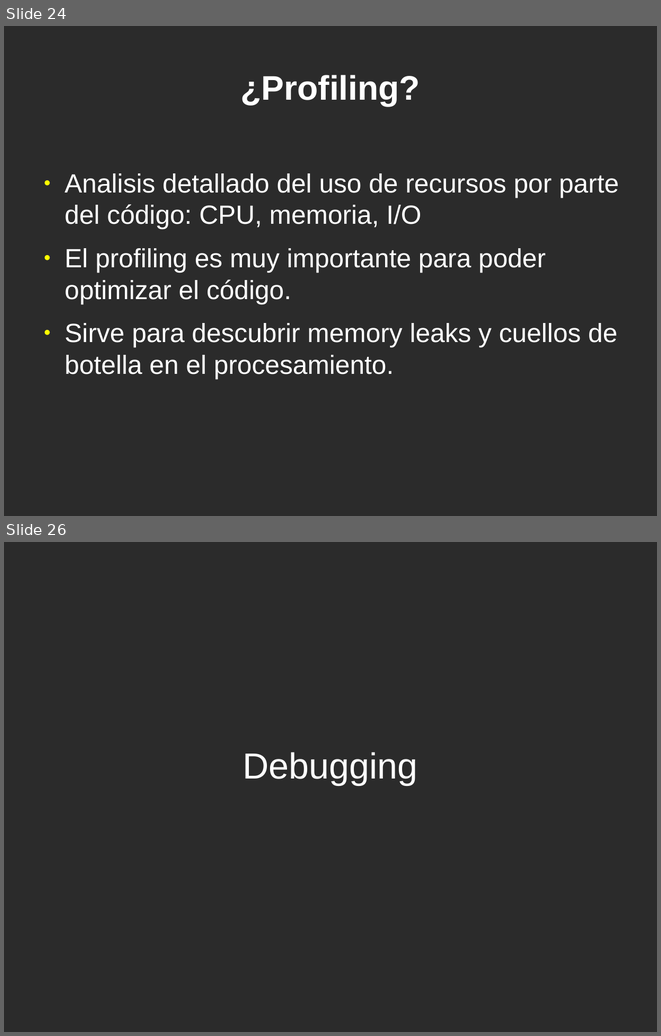
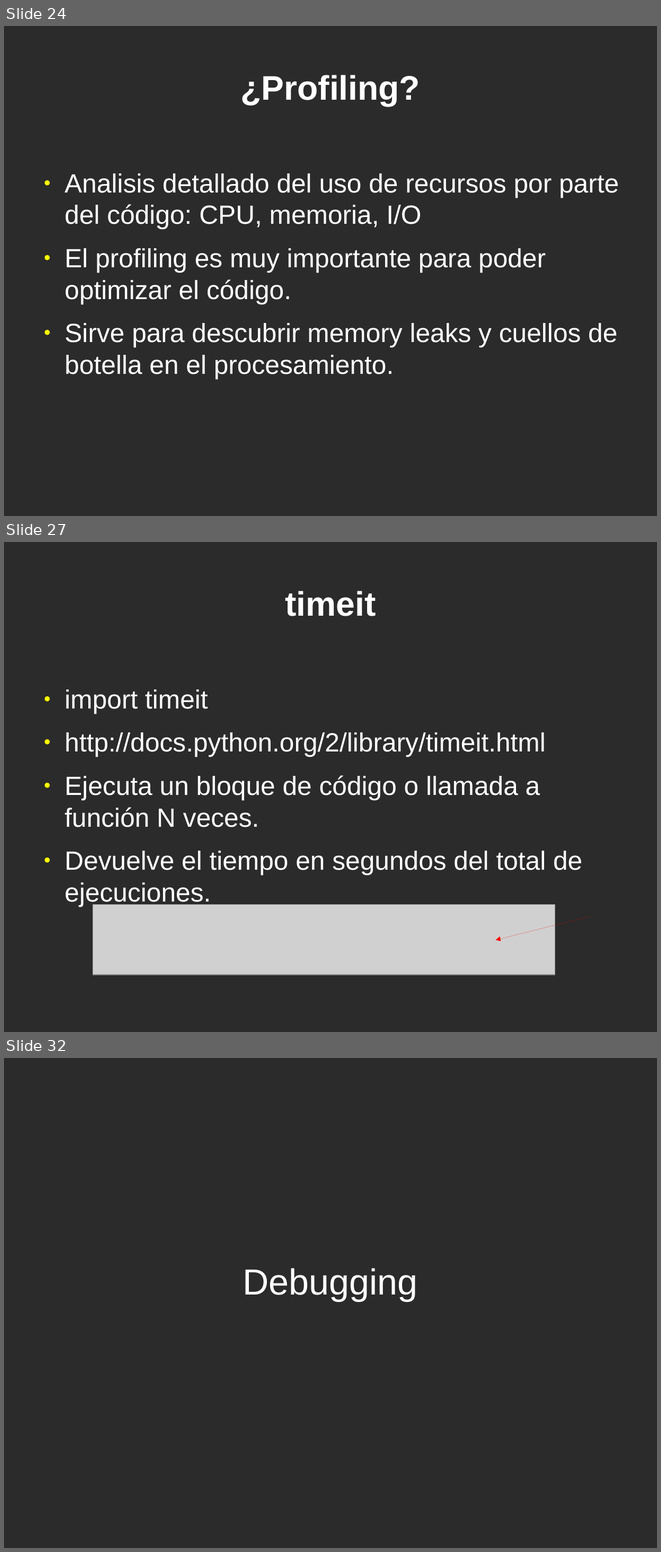
Before and after one commit to jeudy/clases_topicosI2013, a slide deck: 14-Debugging-Profiling-Testing.odp. Shown one above the other, each under a label of ours: slides 24 and 26 before the commit, slides 24, 27 and 32 after it; the slides between them are not shown. The pictures are 661x1036 and 661x1552 pixels, drawn with LibreOffice and Linux fonts; fonts in the diff are those of the drawing; grey boxes stand for pictures; background and template pictures are left out; a plain dark background stands for a picture behind light text. Boxes give left, top, right and bottom in pixels: in the first picture for what was removed or moved away, otherwise in the second. Text is boxed around its words. In the diff, an @@ line names an element or a change of style, - is before the commit and + after.

```diff
--- a/14-Debugging-Profiling-Testing.odp
+++ b/14-Debugging-Profiling-Testing.odp
@@ slide 27 added at box(4, 542, 657, 1032), background picture (left out) @@
@@ title added at box(285, 591, 376, 616), 41.4 pt, text #FFFFFF, bold @@
+timeit
@@ text added at box(64, 689, 582, 906), 32 pt, text #FFFFFF @@
+● import timeit
+● http://docs.python.org/2/library/timeit.html
+● Ejecuta un bloque de código o llamada a función N veces.
+● Devuelve el tiempo en segundos del total de ejecuciones.
@@ picture added at box(93, 904, 555, 974) @@
@@ arrow added from (591, 916) to (496, 940), #FF0000 0 pt @@
@@ what was slide 26 is now slide 32 @@
```
Also in this commit, not shown: 6 other slides added, 1 slide removed.
